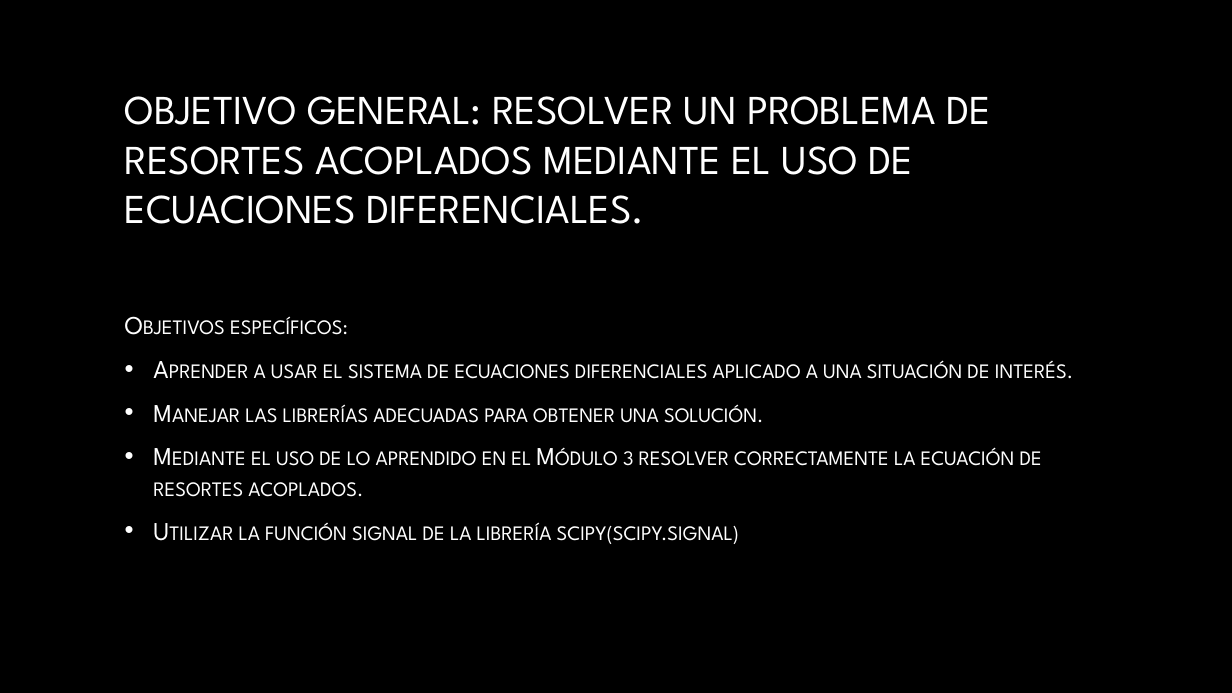
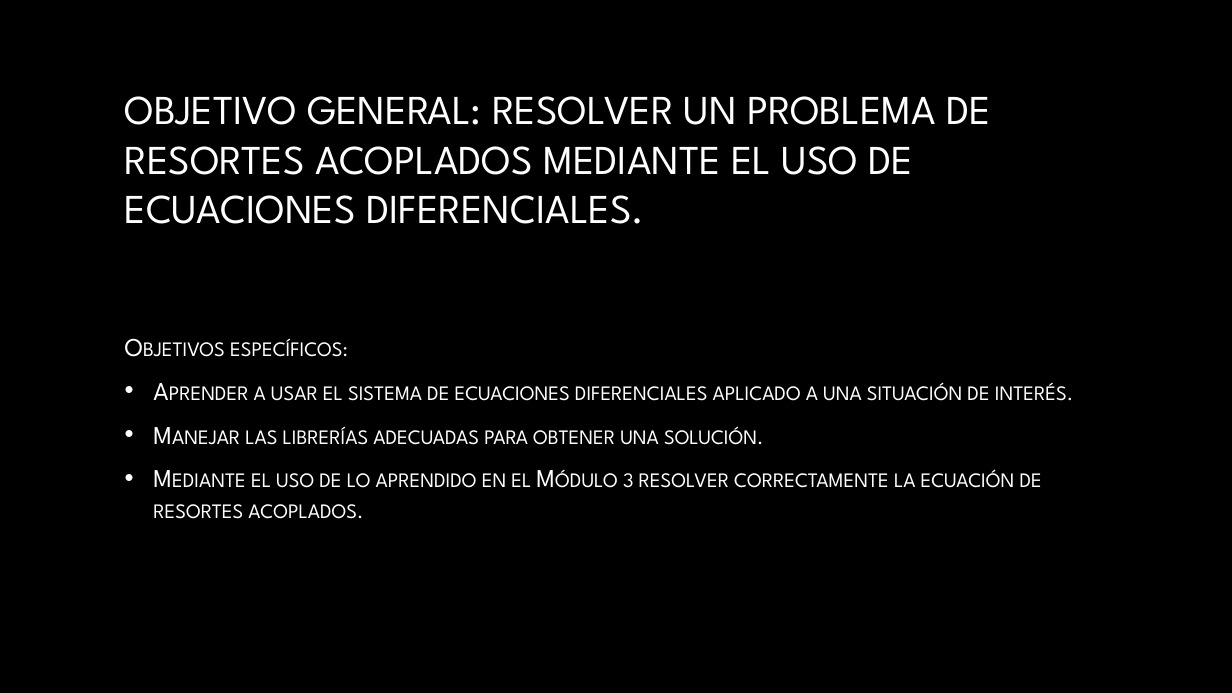
Before and after one commit to JabberTheWock/Proyecto_modulo3, a slide deck: slide 2 of Presentación módulo 3.pptx. Drawn at 1232x693 pixels with LibreOffice and Linux fonts; fonts in the diff are those of the drawing; background and template pictures are left out. Boxes give left, top, right and bottom in pixels: in the first picture for what was removed or moved away, otherwise in the second. Text is boxed around its words. In the diff, an @@ line names an element or a change of style, - is before the commit and + after.

Commit message:
Reintroducir objetivo y modelo en la presentación
Se reintrodujo los datos que se borraron de los objetivos y se agrego en la presentación el modelo de nuestro problema

```diff
--- a/Presentación módulo 3.pptx
+++ b/Presentación módulo 3.pptx
@@ text at box(239, 522, 739, 544): paragraph removed @@
-• Utilizar la función signal de la librería scipy(scipy.signal)
```
Also in this commit, not shown: 1 slide added, 1 other file.
